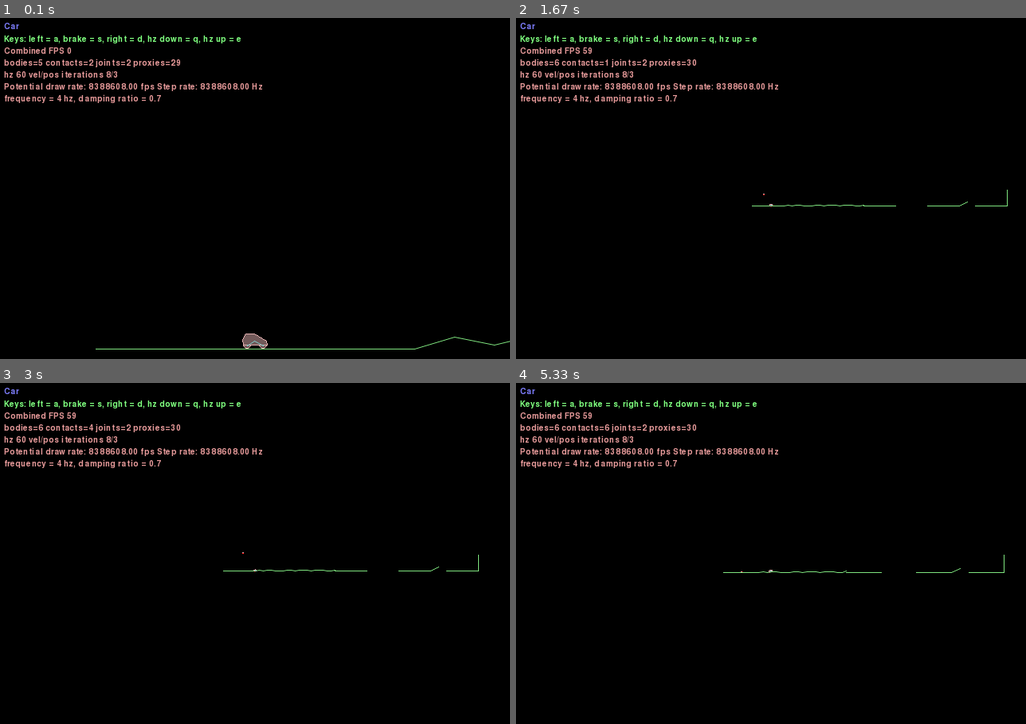
Above: before the commit, frames 1-4 (two rows, left to right).
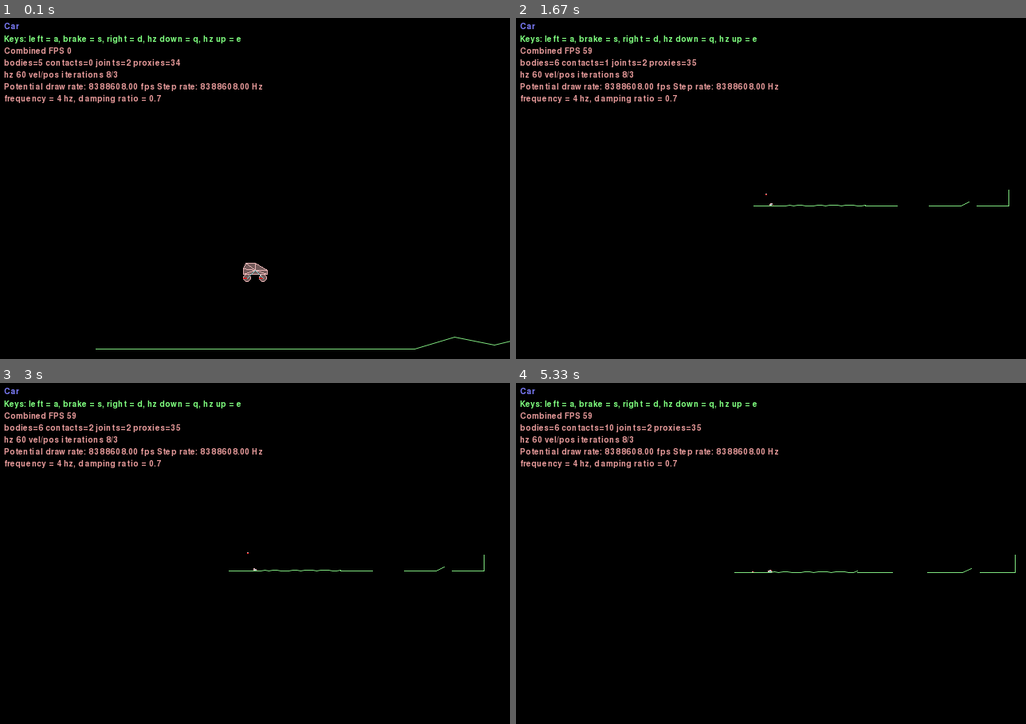
Above: after the commit, the same moments.

Repository: barteeek/2d_cars_evolution
Game: pygame game, started from examples/car.py
Two runs of this game, one before a commit and one after it. Both use one fixed random seed, a clock stepped at 60 frames per second and the inputs below.
Inputs (mouse positions are in pixels of both pictures, inside the frame that each line leads up to):
- Up to frame 1 (0.1 s): no input
- Up to frame 2 (1.67 s): hold Right 0.33-0.8 s; move the mouse to (750, 205) at 0.37 s; hold Up 0.83-1.13 s; move the mouse to (771, 215) at 0.87 s; tap Space at 0.9, 1.23, 1.53 s; tap Z at 0.98 s; hold Right 1.17-1.63 s; move the mouse to (822, 273) at 1.2 s; tap Home at 1.32 s
- Up to frame 3 (3 s): hold Left 1.67-2.2 s; move the mouse to (96, 642) at 1.7 s; tap Space at 1.73, 2.03, 2.3, 2.63, 2.93 s; hold Down 2.23-2.53 s; move the mouse to (316, 587) at 2.27 s; tap Z at 2.38 s; hold Left 2.57-2.97 s; move the mouse to (265, 427) at 2.6 s; tap Home at 2.72 s
- Up to frame 4 (5.33 s): hold Up 3-3.37 s; move the mouse to (587, 543) at 3.03 s; tap Space at 3.07, 3.47, 3.77, 4.13, 4.53, 4.83, 5.03 s; hold Right 3.4-4.03 s; move the mouse to (771, 601) at 3.43 s; tap Z at 3.55, 5.12 s; hold Down 4.07-4.43 s; move the mouse to (964, 696) at 4.1 s; tap Home at 4.22 s; hold Left 4.47-4.93 s; move the mouse to (699, 475) at 4.5 s; hold Right from 4.97 s (still down); move the mouse to (903, 522) at 5 s

The runs differ from the first frame. In frame 1, 0.4% of the frame differs, in the area x 17-53%, y 12-97%; in frame 2, less than 0.1%; in frame 3, 0.1%; in frame 4, 0.4%.

Commit message:
putting car into the world

Diff:
--- a/examples/car.py
+++ b/examples/car.py
@@ -51,13 +51,26 @@
     radius_scale = sqrt(scale_x ** 2 + scale_y ** 2)
     wheel_radius *= radius_scale
 
-    chassis = world.CreateDynamicBody(
-        position=(x_offset, y_offset),
-        fixtures=b2FixtureDef(
-            shape=b2PolygonShape(vertices=chassis_vertices),
-            density=density,
-        )
-    )
+    body = world.CreateDynamicBody(position=(x_offset, y_offset))
+
+    for i in range(len(chassis_vertices)):
+        vs = [(0.,0.), chassis_vertices[i], chassis_vertices[(i + 1) % len(chassis_vertices)]]
+        body.CreatePolygonFixture(shape=b2PolygonShape(vertices=vs),
+                density=density)
+    # chassis = world.CreateDynamicBody(
+    #     position=(x_offset, y_offset),
+    #     fixtures=b2FixtureDef(
+    #
+    #     )
+    # )
+    # chassis = world.CreateDynamicBody(
+    #     position=(x_offset, y_offset),
+    #     fixtures=b2FixtureDef(
+    #         shape=b2PolygonShape(vertices=chassis_vertices[3:6]),
+    #
+    #         density=density,
+    #     )
+    # )
 
     wheels, springs = [], []
     wheel_xs = [-wheel_separation * scale_x /
@@ -70,9 +83,9 @@
                 density=density,
             )
         )
-
+        print ("POZYCJA: ", wheel.position)
         spring = world.CreateWheelJoint(
-            bodyA=chassis,
+            bodyA=body,
             bodyB=wheel,
             anchor=wheel.position,
             axis=wheel_axis,
@@ -86,7 +99,7 @@
         wheels.append(wheel)
         springs.append(spring)
 
-    return chassis, wheels, springs
+    return body, wheels, springs
 
 
 class WheelRepresentation:
@@ -99,37 +112,100 @@
         self.wheelRadius = wheelRad
 
     def get_chromosome(self):
-        return np.array([self.wheelVertex, self.axleAngle, self.wheelRadius])
+        return np.array([self.wheelVertex[0], self.wheelVertex[1], self.axleAngle, self.wheelRadius])
+
+    def put_chromosome(self, chromosome):
+        assert(chromosome.shape == (3,))
+
+        self.wheelVertex = chromosome[0]
+        self.axleAngle = chromosome[1]
+        self.wheelRadius = chromosome[2]
 
     def random(self):
-        self.wheelVertex = random()
-        self.axleAngle = random()
-        self.wheelRadius = random()
+        self.wheelVertex = np.random.rand()
+        self.axleAngle = np.random.rand()
+        self.wheelRadius = np.random.rand()
+
 
 class CarRepresentation:
-    def __init__(self, dampingRatio, body_dirs, body_mag, wheels):
-        self.dampingRatio = dampingRatio
-        self.body_directions = body_dirs
-        self.body_magnitudes = body_mag
-        self.wheels = wheels
-
-    def put_to_world(self, world):
-        asdasd
+    def __init__(self, damping_ratio, body_vectors, wheels):
+        # body_vectors N x 2
+        self.chromosome = \
+            np.hstack([damping_ratio, body_vectors.reshape(-1), np.hstack([wheel.get_chromosome() for wheel in wheels])])
+
+        self.body_vec_num = body_vectors.shape[0]
+        self.wheel_num = len(wheels)
+
+        print (self.chromosome)
+
+    def put_to_world(self, world, offset, scale, hz, zeta, density, max_torque):
+        x_offset, y_offset = offset
+        scale_x, scale_y = scale
+
+        main_body = world.CreateDynamicBody(position=(x_offset, y_offset))
+
+        for i in range(self.body_vec_num):
+            triangle = [(0., 0.),
+                (scale_x * self.chromosome[2 * i + 1], scale_y * self.chromosome[2 * i + 2]),
+                (scale_x * self.chromosome[(2 * ((i + 1) % self.body_vec_num)) + 1],
+                 scale_y * self.chromosome[(2 * (((i + 1) % self.body_vec_num))) + 2])]
+            main_body.CreatePolygonFixture(shape=b2PolygonShape(vertices=triangle),
+                density=density)
+
+        radius_scale = sqrt(scale_x ** 2 + scale_y ** 2)
+
+        wheels, springs = [], []
+
+        it_offset = 2 * self.body_vec_num + 1
+        enableMotor = [False] * self.wheel_num
+        enableMotor[0] = True
+
+        for i in range(self.wheel_num):
+            vertex_x = self.chromosome[4 * i + it_offset]
+            vertex_y = self.chromosome[4 * i + it_offset + 1]
+            axle_angle = self.chromosome[4 * i + it_offset + 2]
+            radius = radius_scale * self.chromosome[4 * i + it_offset + 3]
+            print (vertex_x, vertex_y, axle_angle, radius)
+
+            wheel = world.CreateDynamicBody(
+                position=(x_offset + vertex_x * scale_x, y_offset + vertex_y * scale_y),
+                fixtures=b2FixtureDef(
+                    shape=b2CircleShape(radius=radius),
+                    density=density,
+                )
+            )
+
+            spring = world.CreateWheelJoint(
+                bodyA=main_body,
+                bodyB=wheel,
+                anchor=wheel.position,
+                axis=(0., 1.),
+                motorSpeed=0.0,
+                maxMotorTorque=max_torque,
+                enableMotor=enableMotor[i],
+                frequencyHz=hz,
+                dampingRatio=zeta
+            )
+
+            wheels.append(wheel)
+            springs.append(spring)
+
+        return main_body, wheels, springs
 
     def get_chromosome(self):
-        return np.hstack([self.dampingRatio, self.body_direction, self.body_magnitudes] \
+        return self.chromosome
+
+    def random(self):
+        dampingRatio = random()
+        body_directions = np.rand(8)
+        body_magnitudes = np.rand(8)
+        wheels = []
+        for i in range(2): # hardcoded number of wheels
+            wheels += WheelRepresentation()
+
+        self.chromosome = \
+            np.hstack([dampingRatio, body_directions, body_magnitudes] \
             + [wheel.get_chromosome() for wheel in wheels])
-
-    def make_mutation(self, params):
-        asdasdasd
-
-    def random():
-        self.dampingRatio = random()
-        self.body_directions = np.rand(8)
-        self.body_magnitudes = np.rand(8)
-        self.wheels = []
-        for i in range(2): # hardcoded number of wheels
-            self.wheels += WheelRepresentation()
 
 class Track:
     def __init__(self, length):
@@ -212,8 +288,15 @@
                 )
             )
         """
-        car, wheels, springs = create_car(self.world, offset=(
-            0.0, 1.0), wheel_radius=0.4, wheel_separation=2.0, scale=(1, 1))
+        c = CarRepresentation(1., np.array([
+            (-1.5, -0.5),
+            (1.5, -0.5),
+            (1.5, 0.0),
+            (0.0, 0.9),
+            (-1.15, 0.9),
+            (-1.5, 0.2),]),
+        [WheelRepresentation([-1., -1], 0., 0.4), WheelRepresentation([1, -1], 0., 0.4)])
+        car, wheels, springs = c.put_to_world(self.world, (0.0, 10.), (1, 1), 4., 0.7, 1., 40.)
         self.car = car
         self.wheels = wheels
         self.springs = springs
